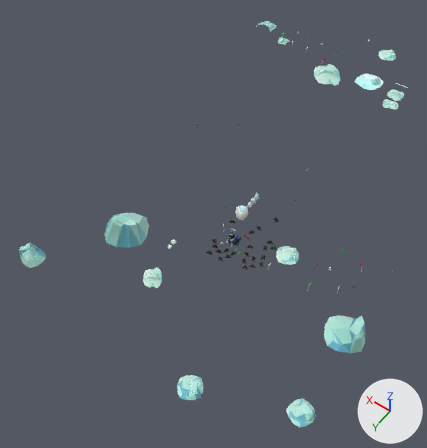
What one commit did to the FBX model Assets/My Assets/Art/Objects/Overworld Map/EXT_BigCityx2_ExtraGriftings.fbx.
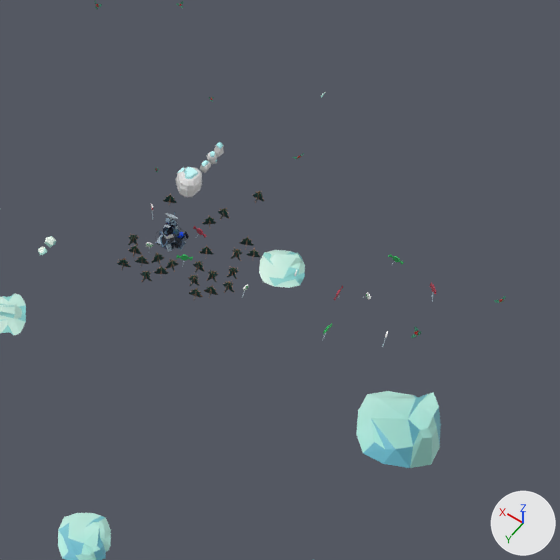
Old and new are each drawn whole from a 50 mm lens placed at (-103.7, 201.7, 205.5), pointed at (-6.9, 66.2, -7.5) and again close up on the part from 35% to 99% of the width and 28% to 89% of the height. Every picture has the same lights, and +X, +Y and +Z are marked at lower right. Where no turn or scale is listed for an object, it has been applied to the vertices.

The first close-up shows 'ArtificialTree', 'Iceblock.003', 'PaintedTrees.007', 'PaintedTrees.010', 'Radio.005', 'Radio.009', 'Radio.010', 'Radio.011'.
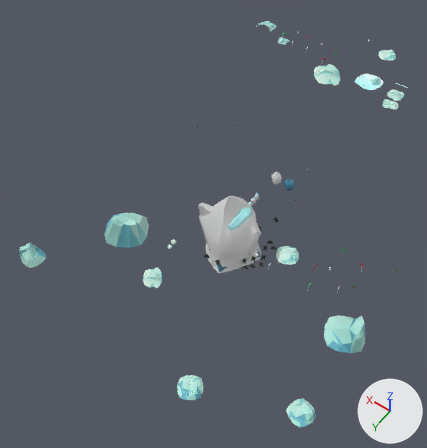
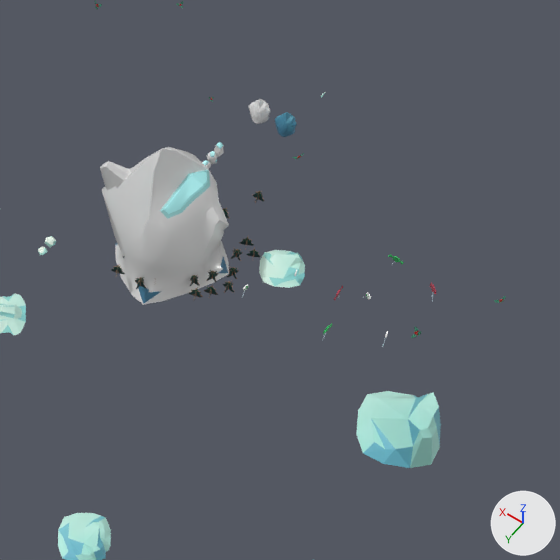
The change, as a diff of the scene's bpy script:
```diff
--- a/Assets/My Assets/Art/Objects/Overworld Map/EXT_BigCityx2_ExtraGriftings.fbx.py
+++ b/Assets/My Assets/Art/Objects/Overworld Map/EXT_BigCityx2_ExtraGriftings.fbx.py
@@ me_rock_001 @@
+me_rock_001.from_pydata(...)  # 631 vertices, 647 faces; spans x -14.1..14.3, y -13.6..13.8, z -19.1..19.7
+# faces by material slot: [208, 439]
+me_rock_001.materials.append(mat_glass)  # white #e7e7e7
+me_rock_001.materials.append(mat_palette_waters)  # picture img_palette_waters_png
@@ me_rock @@
+me_rock.from_pydata(...)  # 207 vertices, 211 faces; spans x -2.29..2.89, y -1.98..2.26, z -5.67..1.32
+me_rock.materials.append(mat_palette_waters)  # picture img_palette_waters_png
@@ me_rock_002 @@
+me_rock_002.from_pydata(...)  # 207 vertices, 211 faces; spans x -2.61..2.61, y -2.14..2.14, z -3.53..3.53
+me_rock_002.materials.append(mat_glass)  # white #e7e7e7
@@ ob_paintedtrees_007 @@
 ob_paintedtrees_007 = bpy.data.objects.new('PaintedTrees.007', me_plane_148)
-ob_paintedtrees_007.location = (-18.7, 85.6, 0.9)
+ob_paintedtrees_007.location = (-18.7, 87.6, 0.9)
 ob_paintedtrees_007.rotation_euler = (0.0, 0.0, 0.308)  # degrees (0, 0, 18)
@@ ob_paintedtrees_010 @@
 ob_paintedtrees_010 = bpy.data.objects.new('PaintedTrees.010', me_plane_148)
-ob_paintedtrees_010.location = (-24.3, 85.4, 0.9)
+ob_paintedtrees_010.location = (-24.3, 87.5, 0.9)
 ob_paintedtrees_010.rotation_euler = (0.0, 0.0, -0.0568)  # degrees (0, 0, -3.3)
@@ ob_gianticeblock @@
+ob_gianticeblock = bpy.data.objects.new('GiantIceBlock', me_rock_001)
+ob_gianticeblock.location = (-22.1, 75.2, 12.1)
@@ ob_icetest @@
+ob_icetest = bpy.data.objects.new('IceTest', me_rock)
+ob_icetest.location = (-26.7, 33.7, 5.6)
@@ ob_icetest_001 @@
+ob_icetest_001 = bpy.data.objects.new('IceTest.001', me_rock_002)
+ob_icetest_001.location = (-19.5, 33.8, 3.4)
```

Location of each change, (x1, y1, x2, y2) in pixels of the close-ups (560 x 560 px):
'GiantIceBlock', added: after (100, 147, 229, 305)
    faces in mat_glass (white #e7e7e7): (100, 147, 229, 305)
    faces in mat_palette_waters (picture img_palette_waters_png): (116, 170, 228, 303)
'IceTest', added (blue): after (275, 112, 297, 137)
'IceTest.001', added: after (249, 99, 271, 124)
'PaintedTrees.007', moved: before (117, 258, 131, 271); after (111, 265, 125, 276)
'PaintedTrees.010', moved: before (140, 270, 152, 282); after (135, 277, 146, 289)
